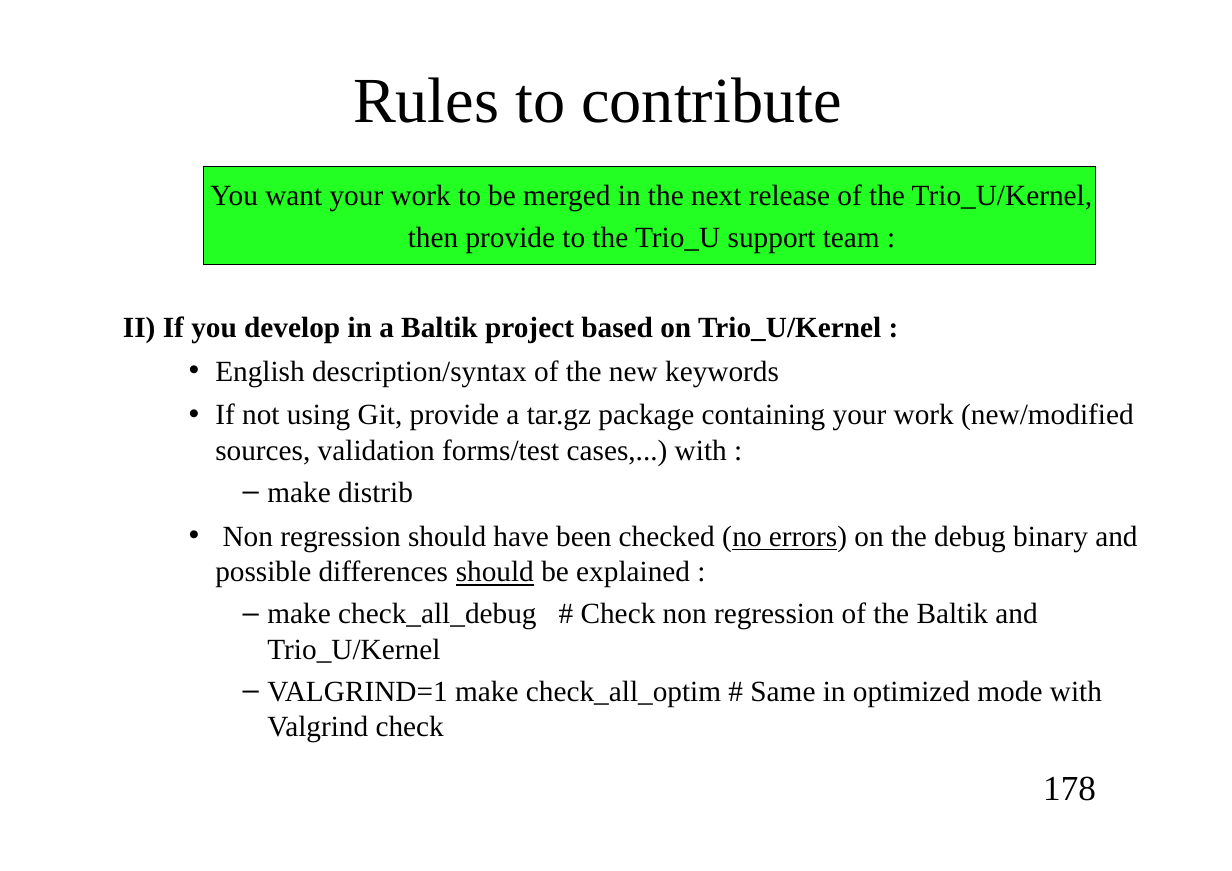
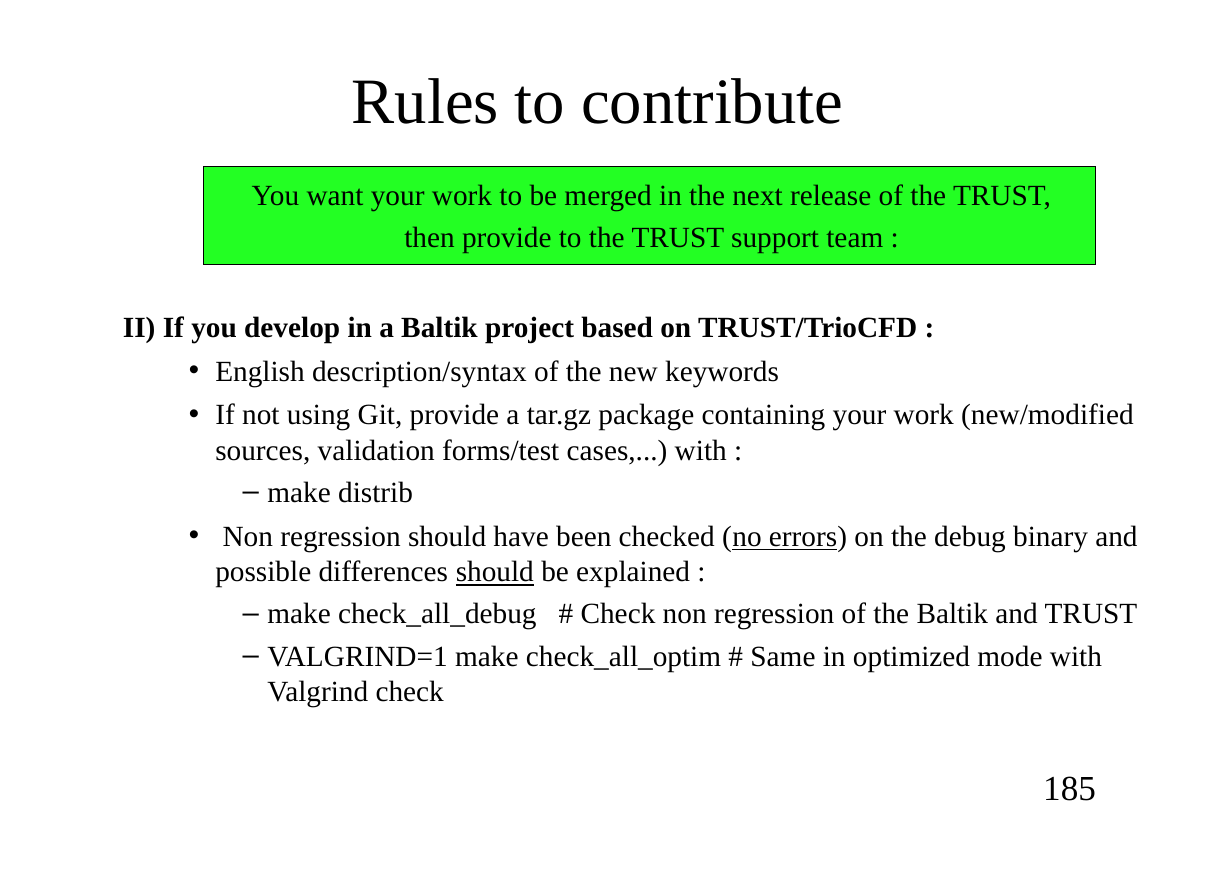
Before and after one commit to cea-trust-platform/trust-code, a slide deck: slide 185 of doc/TRUST/Developer_TRUST_presentation.odp (slide 178 before the commit). Drawn at 1232x871 pixels with LibreOffice and Linux fonts; fonts in the diff are those of the drawing; background and template pictures are left out. Boxes give left, top, right and bottom in pixels: in the first picture for what was removed or moved away, otherwise in the second. Text is boxed around its words. In the diff, an @@ line names an element or a change of style, - is before the commit and + after.

Commit message:
Commit for a Release beta v1.7.3_beta4 version.

```diff
--- a/doc/TRUST/Developer_TRUST_presentation.odp
+++ b/doc/TRUST/Developer_TRUST_presentation.odp
@@ title "Rules to contribute" at box(352, 78, 843, 124): size 43.9 to 44.2 pt @@
@@ text at box(123, 184, 1051, 342): text changed @@
-  You want your work to be merged in the next release of the Trio_U/Kernel,
-  then provide to the Trio_U support team :
-II) If you develop in a Baltik project based on Trio_U/Kernel :
+  You want your work to be merged in the next release of the TRUST,
+  then provide to the TRUST support team :
+II) If you develop in a Baltik project based on TRUST/TrioCFD :
@@ text at box(267, 602, 1138, 629): text changed @@
-      – make check_all_debug # Check non regression of the Baltik and Trio_U/Kernel
+      – make check_all_debug # Check non regression of the Baltik and TRUST
@@ page number at box(1043, 776, 1096, 801): text changed @@
-178
+185
```
Also in this commit, not shown: 156 other slides changed, 12 slides added, 7 slides removed, 7 other files.
